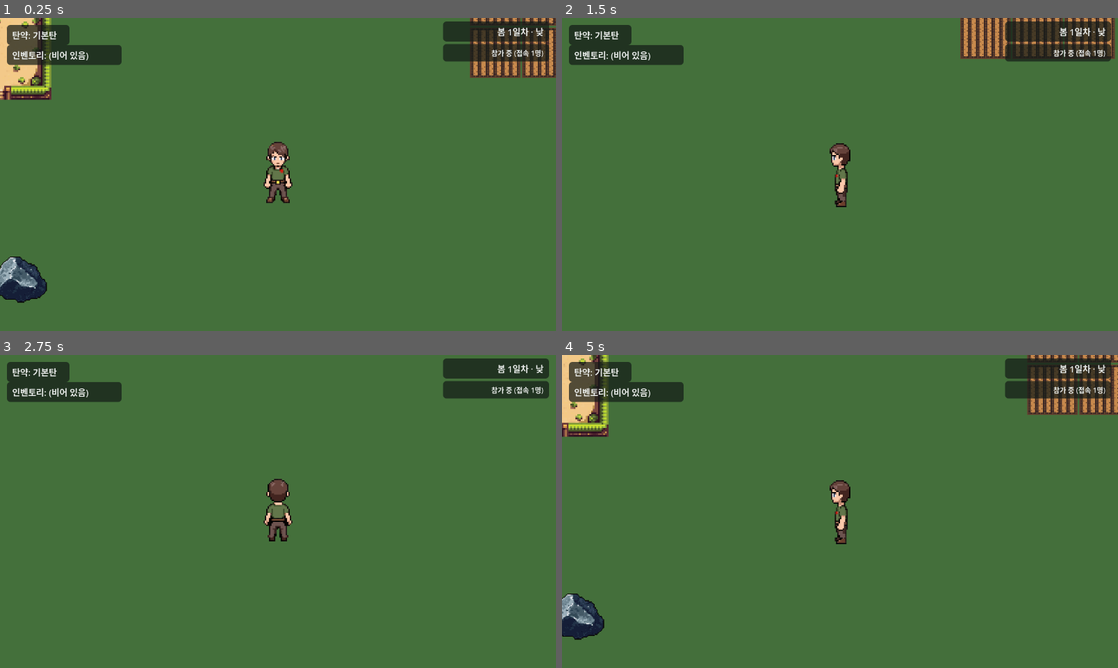
Above: before the commit, frames 1-4 (two rows, left to right).
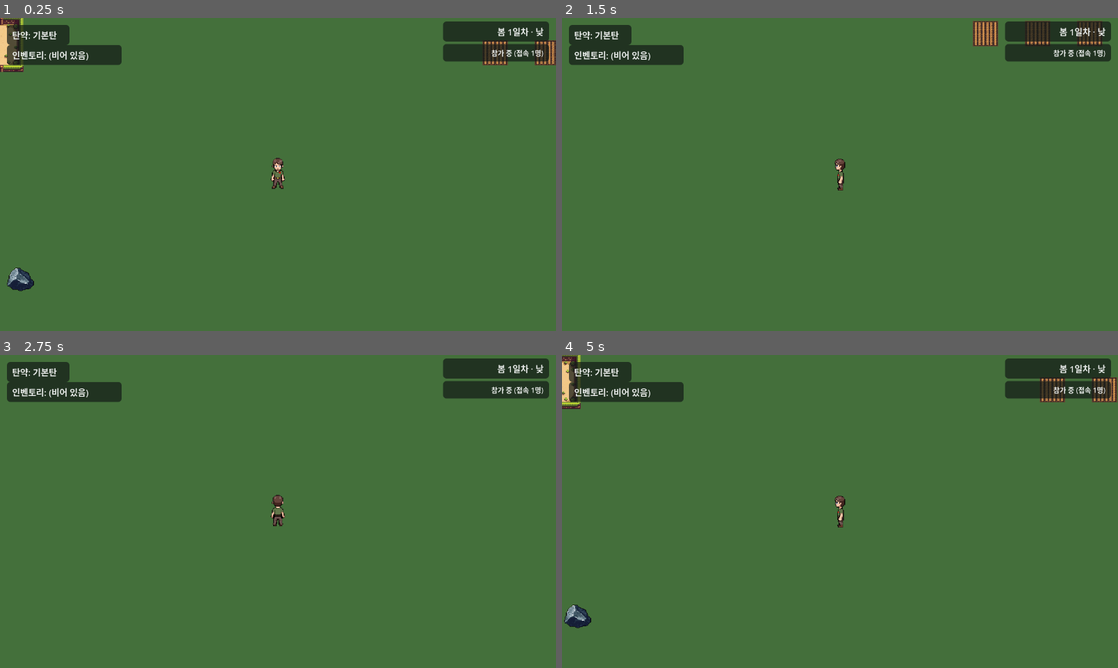
Above: after the commit, the same moments.

Repository: kimtuna/life_game
Game: Godot game, scene res://scenes/world/world.tscn
Two runs of this game, one before a commit and one after it. Both use one fixed random seed, a clock stepped at 60 frames per second and the inputs below. This scene is started directly instead of the project's main scene.
Inputs (mouse positions are in pixels of both pictures, inside the frame that each line leads up to):
- Up to frame 1 (0.25 s): no input
- Up to frame 2 (1.5 s): tap Enter at 0.5 s; move the mouse to (962, 158) at 0.52 s; hold D 0.53-1.28 s; tap F at 0.6, 1.35 s; click (962, 158) at 0.67 s; move the mouse to (728, 190) at 1.27 s; hold S from 1.28 s (still down)
- Up to frame 3 (2.75 s): move the mouse to (333, 442) at 2.02 s; release S at 2.03 s; hold D from 2.03 s (still down); tap F at 2.1 s
- Up to frame 4 (5 s): tap Space at 2.75 s; move the mouse to (812, 574) at 2.77 s; release D at 2.78 s; hold W 2.78-3.53 s; tap F at 2.85, 3.6, 4.35 s; click (812, 574) at 2.92 s; move the mouse to (1006, 558) at 3.52 s; hold A from 3.53 s (still down); move the mouse to (673, 464) at 4.27 s

The runs differ from the first frame. In frame 1, 4.9% of the frame differs, in the area x 0-100%, y 0-92%; in frame 2, 2.6%; in frame 3, 0.7%; in frame 4, 4.6%.

Commit message:
[INBOX #16] 전체 스프라이트 scale을 절반으로 줄여 과대 비율 버그 수정
플레이어/사슴/목장/채집·채광 포인트/밭 스프라이트가 제각각 크게(scale 1.6~4) 잡혀
있던 문제를 지시받은 값 그대로 절반으로 줄였다.

## 스스로 판단해서 고친 부분
없음.

## 지시받지 않았지만 추가한 개선
- world.gd의 멀티플레이 원격 플레이어 스프라이트에 하드코딩돼 있던 scale=3도 1.5로
  같이 줄였다. 로컬 플레이어만 줄이면 내 캐릭터와 다른 접속자 캐릭터 크기가 달라
  보이는 새 불일치가 생기기 때문.

## 어려움 / 에러와 해결
- 여러 오브젝트를 한 화면에 나란히 놓고 비율을 비교하는 임시 검증 씬 스크립트에서
  Camera2D.make_current()를 add_child 직후 바로 호출하면 "is_inside_tree() false"
  에러가 났다 — call_deferred("make_current")로 다음 프레임에 호출해 해결했다.
  (검증용 임시 스크립트는 커밋 전에 삭제함)

세션 시작 전부터 game/project.godot에 aspect="keep" 삭제가 미커밋 상태로 남아있는
것을 발견했다(내가 만든 변경 아님, 이번 항목 범위 밖이라 손대지 않음) — 해상도
공정성 규칙과 상충될 수 있어 STATUS.md "막힌 것/보류"에 남겨둠.

Co-Authored-By: Claude Sonnet 5 <noreply@anthropic.com>

Diff:
--- a/game/scenes/deer/deer.tscn
+++ b/game/scenes/deer/deer.tscn
@@ -9,7 +9,7 @@
 script = ExtResource("1_script")
 
 [node name="Sprite" type="Sprite2D" parent="."]
-scale = Vector2(3, 3)
+scale = Vector2(1.5, 1.5)
 texture_filter = 1
 
 [node name="Hurtbox" type="Area2D" parent="."]
--- a/game/scenes/farm_plot/farm_plot.tscn
+++ b/game/scenes/farm_plot/farm_plot.tscn
@@ -14,13 +14,13 @@
 
 [node name="Soil" type="Sprite2D" parent="."]
 z_index = -1
-scale = Vector2(1.8, 1.8)
+scale = Vector2(0.9, 0.9)
 texture_filter = 1
 texture = ExtResource("2_soil")
 
 [node name="Crop" type="Sprite2D" parent="."]
 visible = false
-scale = Vector2(1.6, 1.6)
+scale = Vector2(0.8, 0.8)
 texture_filter = 1
 
 [node name="Prompt" type="Label" parent="."]
--- a/game/scenes/ranch_zone/ranch_zone.tscn
+++ b/game/scenes/ranch_zone/ranch_zone.tscn
@@ -14,7 +14,7 @@
 
 [node name="Pasture" type="Sprite2D" parent="."]
 z_index = -1
-scale = Vector2(4, 4)
+scale = Vector2(2, 2)
 texture_filter = 1
 texture = ExtResource("2_pasture")
 
--- a/game/scenes/resource_point/gathering_point.tscn
+++ b/game/scenes/resource_point/gathering_point.tscn
@@ -16,7 +16,7 @@
 texture_path = "res://assets/sprites/gathering_point/gathering_point.png"
 
 [node name="Sprite" type="Sprite2D" parent="."]
-scale = Vector2(2.2, 2.2)
+scale = Vector2(1.1, 1.1)
 texture_filter = 1
 
 [node name="Prompt" type="Label" parent="."]
--- a/game/scenes/resource_point/mining_point.tscn
+++ b/game/scenes/resource_point/mining_point.tscn
@@ -16,7 +16,7 @@
 texture_path = "res://assets/sprites/mining_point/mining_point.png"
 
 [node name="Sprite" type="Sprite2D" parent="."]
-scale = Vector2(2.2, 2.2)
+scale = Vector2(1.1, 1.1)
 texture_filter = 1
 
 [node name="Prompt" type="Label" parent="."]
--- a/game/scenes/world/world.gd
+++ b/game/scenes/world/world.gd
@@ -361,7 +361,7 @@
 	if _remote_sprites.has(id):
 		return _remote_sprites[id]
 	var sprite := Sprite2D.new()
-	sprite.scale = Vector2(3, 3)
+	sprite.scale = Vector2(1.5, 1.5)
 	sprite.texture_filter = CanvasItem.TEXTURE_FILTER_NEAREST
 	remote_players_root.add_child(sprite)
 	_remote_sprites[id] = sprite
--- a/game/scenes/world/world.tscn
+++ b/game/scenes/world/world.tscn
@@ -43,7 +43,7 @@
 
 [node name="Player" type="Sprite2D" parent="."]
 position = Vector2(640, 360)
-scale = Vector2(3, 3)
+scale = Vector2(1.5, 1.5)
 texture_filter = 1
 
 [node name="RemotePlayers" type="Node2D" parent="."]
Not shown, changed: docs/STATUS.md
Not shown, changed: docs/feedback/INBOX.md
